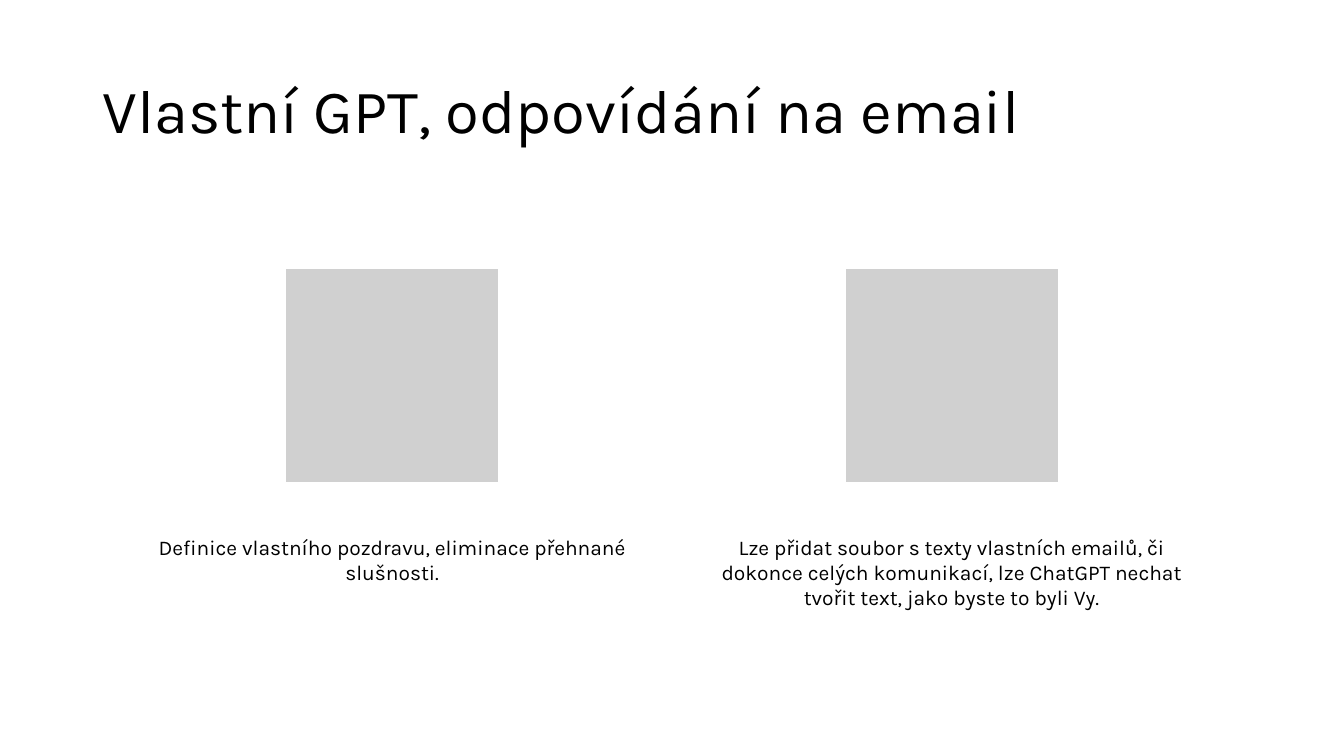
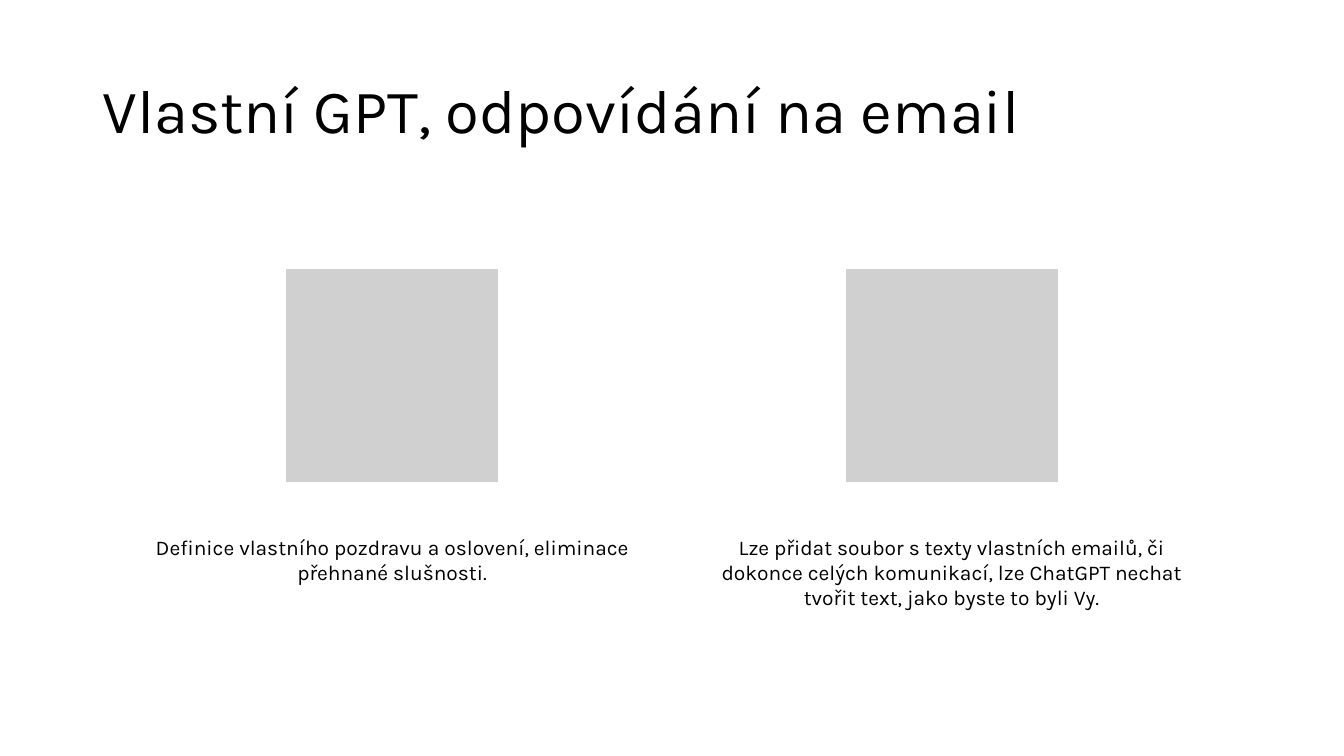
Before and after one commit to mvasinek/AI-ChainCamp, a slide deck: slide 14 of advanced/Technické dovednosti v AI.pptx. Drawn at 1344x756 pixels with LibreOffice and Linux fonts; fonts in the diff are those of the drawing; grey boxes stand for pictures. Boxes give left, top, right and bottom in pixels: in the first picture for what was removed or moved away, otherwise in the second. Text is boxed around its words. In the diff, an @@ line names an element or a change of style, - is before the commit and + after.

```diff
--- a/advanced/Technické dovednosti v AI.pptx
+++ b/advanced/Technické dovednosti v AI.pptx
@@ text at (x1=156, y1=539, x2=629, y2=585): text changed @@
-Definice vlastního pozdravu, eliminace přehnané slušnosti.
+Definice vlastního pozdravu a oslovení, eliminace přehnané slušnosti.
```
Also in this commit, not shown: 3 other slides changed, 3 slides added, 2 other files.
